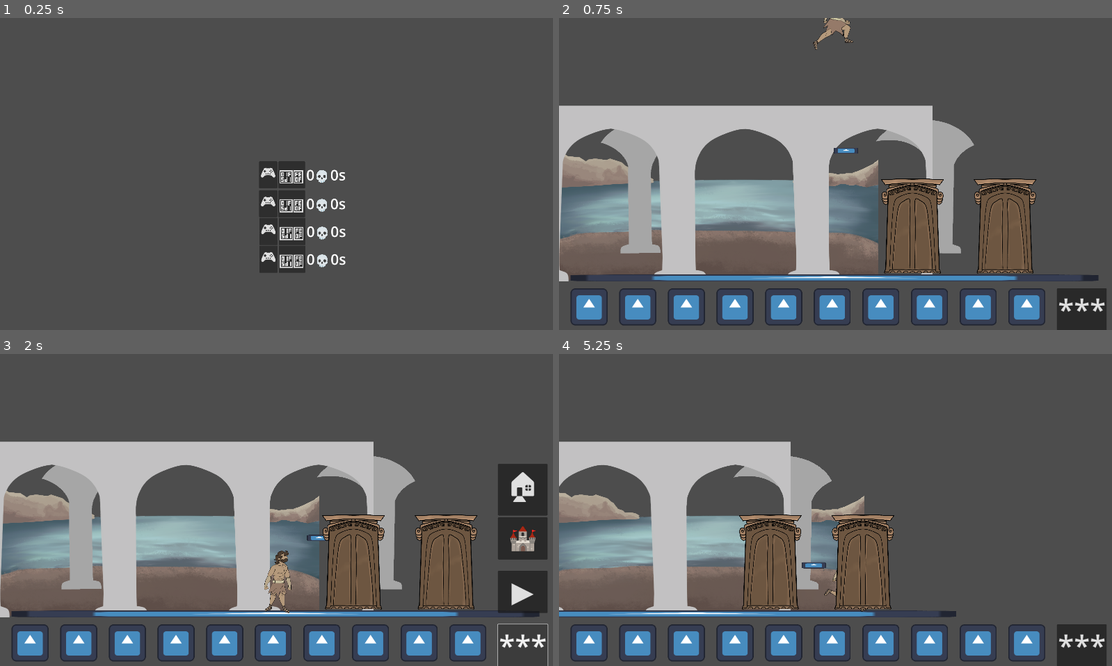
Above: before the commit, frames 1-4 (two rows, left to right).
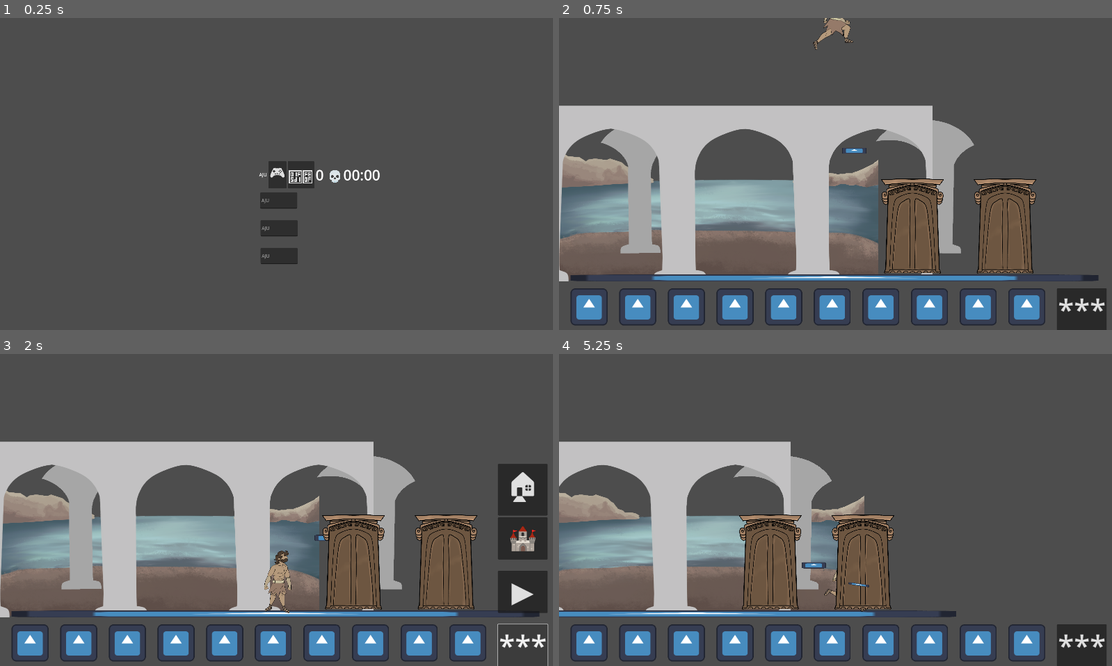
Above: after the commit, the same moments.

Repository: Aperaine/hera-kleos
Game: Godot game, scene res://entities/levels/home/home.tscn
Same seed, same stepped clock (60 frames per second), same inputs: the game is played once before the commit and once after it. The engine's default icon, where the game draws it, is replaced by a stand-in: a white triangle on a blue panel in a dark square.
Inputs (mouse positions are in pixels of both pictures, inside the frame that each line leads up to):
- Up to frame 1 (0.25 s): no input
- Up to frame 2 (0.75 s): click "🎮" at 0.5 s
- Up to frame 3 (2 s): click "***" at 1.25 s
- Up to frame 4 (5.25 s): click "🏰" at 2 s; move the mouse to (957, 494) at 2.77 s; press the mouse at (957, 494) at 2.78 s; hold D (heracle-right) 2.78-4.28 s; tap W (heracle-jump) at 3.02, 3.77 s; move the mouse to (724, 525) at 3.52 s; release the mouse at (724, 525) at 3.53 s; right-click (724, 525) at 3.6 s; move the mouse to (890, 441) at 4.27 s; hold A (heracle-left) 4.28-5.03 s; hold Z (heracle-toggle) 4.28-5.03 s; move the mouse to (807, 572) at 5.02 s; hold D (heracle-right) from 5.03 s (still down); tap Space (shoot) at 5.1 s

The runs differ from the first frame. In frame 1, 2.5% of the frame differs, in the area x 46-69%, y 45-82%; in frame 2, less than 0.1%; in frame 3, less than 0.1%; in frame 4, less than 0.1%.

Commit message:
UI Update
More features and fixed code!

Diff:
--- a/data/data_manager.gd
+++ b/data/data_manager.gd
@@ -39,6 +39,7 @@
 var game_stats = {
 	"play_time": 0.0,
 	"deaths": 0,
+	"name": "",
 }
 
 var progress = {
@@ -79,7 +80,11 @@
 }
 
 func debug():
-	DataManager.reset_game()
+	DataManager.delete_slot(SLOTS.SLOT1)
+	DataManager.delete_slot(SLOTS.SLOT2)
+	DataManager.delete_slot(SLOTS.SLOT3)
+	DataManager.delete_slot(SLOTS.SLOT4)
+	DataManager.game_stats["name"] = "AJU"
 	DataManager.unlock_ability(DataManager.Characters.HERA, DataManager.HeraAbility.STATE_WEAPON)
 	DataManager.unlock_ability(DataManager.Characters.HERA, DataManager.HeraAbility.STATE_PLATFORM)
 	DataManager.progress.selected_abilities[DataManager.Characters.HERA] = DataManager.HeraAbility.STATE_PLATFORM
@@ -92,9 +97,6 @@
 
 func _ready():
 	Engine.max_fps = 60
-	reset_game()
-	load_game()
-	output_data()
 	debug()
 
 func change_scene(room: ROOMS):
@@ -104,6 +106,7 @@
 
 func load_game():
 	if not FileAccess.file_exists(SLOT_PATHS[ram["slot"]]):
+		reset_game()
 		save_game()
 		return
 
@@ -116,26 +119,40 @@
 	var data = JSON.parse_string(json_text)
 
 	if typeof(data) != TYPE_DICTIONARY:
-		printerr("Failed to parse save file JSON. Raw text:", json_text)
-		return
-
-	# Update game stats
+		printerr("Failed to parse save file JSON.")
+		return
+
+	# Load game stats
 	game_stats.play_time = data.get("play_time", 0.0)
 	game_stats.deaths = data.get("deaths", 0)
-	progress.unlocked_levels = data.get("unlocked_levels", [1])
-
-	# Convert string dictionary keys back to integers
+	game_stats.name = data.get("name", "")
+
+	# Load progress
+	progress.unlocked_levels = data.get("unlocked_levels", [ROOMS.castle])
+
+	# Load abilities with proper type conversion
 	var loaded_unlocked = data.get("unlocked_abilities", {})
-	var new_unlocked = {}
+	progress.unlocked_abilities = {
+		Characters.HERA: [HeraAbility.STATE_EMPTY],
+		Characters.HERACLE: [HeracleAbility.EMPTY],
+	}
+
 	for key in loaded_unlocked.keys():
-		new_unlocked[int(key)] = loaded_unlocked[key]
-	progress.unlocked_abilities = new_unlocked
-
+		var char_key = int(key)
+		progress.unlocked_abilities[char_key] = []
+		for ability in loaded_unlocked[key]:
+			progress.unlocked_abilities[char_key].append(int(ability))
+
+	# Load selected abilities
 	var loaded_selected = data.get("selected_abilities", {})
-	var new_selected = {}
+	progress.selected_abilities = {
+		Characters.HERA: HeraAbility.STATE_EMPTY,
+		Characters.HERACLE: HeracleAbility.EMPTY,
+	}
+
 	for key in loaded_selected.keys():
-		new_selected[int(key)] = loaded_selected[key]
-	progress.selected_abilities = new_selected
+		var char_key = int(key)
+		progress.selected_abilities[char_key] = int(loaded_selected[key])
 
 func save_game():
 	var file = FileAccess.open(SLOT_PATHS[ram["slot"]], FileAccess.WRITE)
@@ -146,6 +163,7 @@
 	var save_data = {
 		"play_time": game_stats.play_time,
 		"deaths": game_stats.deaths,
+		"name": game_stats.name,
 		"unlocked_levels": progress.unlocked_levels,
 		"unlocked_abilities": progress.unlocked_abilities,
 		"selected_abilities": progress.selected_abilities,
@@ -261,6 +279,41 @@
 		"deaths": data.get("deaths", 0),
 	}
 
+func slot_exists(slot: SLOTS) -> bool:
+	if not SLOT_PATHS.has(slot):
+		printerr("Invalid slot.")
+		return false
+	return FileAccess.file_exists(SLOT_PATHS[slot])
+
+func delete_slot(slot: SLOTS):
+	if not SLOT_PATHS.has(slot):
+		printerr("Invalid slot.")
+		return
+
+	if not slot_exists(slot):
+		print("Slot does not exist, nothing to delete.")
+		return
+
+	var err = DirAccess.remove_absolute(SLOT_PATHS[slot])
+	if err != OK:
+		printerr("Failed to delete save file for slot ", slot)
+	else:
+		print("Successfully deleted save file for slot ", slot)
+
+func get_slot_name(slot: SLOTS) -> String:
+	if not SLOT_PATHS.has(slot):
+		return ""
+
+	if not FileAccess.file_exists(SLOT_PATHS[slot]):
+		return ""
+
+	var file = FileAccess.open(SLOT_PATHS[slot], FileAccess.READ)
+	var data = JSON.parse_string(file.get_as_text())
+
+	#var json_text = file.get_as_text()
+	#var data2 = JSON.parse_string(json_text)
+	return data.get("name", "")
+
 func restart_level():
 	get_tree().reload_current_scene()
 
--- a/entities/ui/slot/slot.gd
+++ b/entities/ui/slot/slot.gd
@@ -1,24 +1,68 @@
 extends Container
 
 @export var slot_num: DataManager.SLOTS
+@onready var name_input = $Display/New/NameInput
+@onready var add_button = $Display/New/Add
+@onready var name_label = $Display/Name
 
 func _ready() -> void:
+	if not name_input:
+		push_error("NameInput node not found in path: " + str(get_path()))
+		return
+
 	update_data()
-
-func _process(delta: float) -> void:
-	pass
+	add_button.hide()
 
 func _on_play_pressed() -> void:
 	DataManager.ram["slot"] = slot_num
+	DataManager.load_game()
 	DataManager.change_scene(DataManager.ROOMS.castle)
-	update_data()
 
 func _on_delete_pressed() -> void:
 	DataManager.ram["slot"] = slot_num
-	DataManager.reset_game()
+	DataManager.delete_slot(slot_num)
 	update_data()
 
-func update_data():
-	var data = DataManager.get_game_stats(slot_num)
-	get_node("HBoxContainer/Time").text = str(data["play_time"]) + "s"
-	get_node("HBoxContainer/Death").text = str(data["deaths"]) + "💀"
+func update_data() -> void:
+	if DataManager.slot_exists(slot_num):
+		get_node("Display/New").hide()
+		get_node("Display/Play").show()
+		get_node("Display/Delete").show()
+
+		var data = DataManager.get_game_stats(slot_num)
+
+		# Format time nicely
+		var time = data["play_time"]
+		var minutes = int(time / 60)
+		var seconds = int(time) % 60
+		var time_string = "%02d:%02d" % [minutes, seconds]
+		get_node("Display/Time").text = time_string
+
+		# Format death count
+		get_node("Display/Death").text = str(data["deaths"]) + " 💀"
+
+		get_node("Display/Time").show()
+		get_node("Display/Death").show()
+
+		var slot_name = DataManager.get_slot_name(slot_num)
+		name_label.text = slot_name
+		name_label.show()
+	else:
+		get_node("Display/New").show()
+		get_node("Display/Play").hide()
+		get_node("Display/Delete").hide()
+		get_node("Display/Death").hide()
+		get_node("Display/Time").hide()
+		name_label.hide()
+
+func _on_add_pressed() -> void:
+	if name_input.text.length() > 0:
+		DataManager.ram["slot"] = slot_num
+		DataManager.game_stats["name"] = name_input.text
+		DataManager.reset_game()
+		DataManager.save_game()
+		name_input.text = ""
+		update_data()
+
+func _on_name_input_text_changed(new_text: String) -> void:
+	add_button.visible = new_text.length() > 0
--- a/entities/ui/slot/slot.tscn
+++ b/entities/ui/slot/slot.tscn
@@ -7,28 +7,55 @@
 offset_bottom = 77.0
 script = ExtResource("1_n5dgo")
 
-[node name="HBoxContainer" type="HBoxContainer" parent="."]
+[node name="Display" type="HBoxContainer" parent="."]
 layout_mode = 2
 
-[node name="Play" type="Button" parent="HBoxContainer"]
+[node name="New" type="Control" parent="Display"]
+custom_minimum_size = Vector2(200, 0)
+layout_mode = 2
+
+[node name="NameInput" type="LineEdit" parent="Display/New"]
+layout_mode = 2
+offset_left = 4.0
+offset_top = 8.0
+offset_right = 132.0
+offset_bottom = 64.0
+placeholder_text = "AJU"
+max_length = 50
+
+[node name="Add" type="Button" parent="Display/New"]
+layout_mode = 0
+offset_left = 104.0
+offset_top = 19.0
+offset_right = 122.0
+offset_bottom = 50.0
+text = "+"
+
+[node name="Name" type="Label" parent="Display"]
+layout_mode = 2
+text = "ALU"
+
+[node name="Play" type="Button" parent="Display"]
 layout_mode = 2
 theme_override_font_sizes/font_size = 50
 text = "🎮"
 
-[node name="Delete" type="Button" parent="HBoxContainer"]
+[node name="Delete" type="Button" parent="Display"]
 layout_mode = 2
 theme_override_font_sizes/font_size = 50
 text = "🗑️"
 
-[node name="Death" type="Label" parent="HBoxContainer"]
+[node name="Death" type="Label" parent="Display"]
 layout_mode = 2
 theme_override_font_sizes/font_size = 50
 text = "💀"
 
-[node name="Time" type="Label" parent="HBoxContainer"]
+[node name="Time" type="Label" parent="Display"]
 layout_mode = 2
 theme_override_font_sizes/font_size = 50
 text = "Xh"
 
-[connection signal="pressed" from="HBoxContainer/Play" to="." method="_on_play_pressed"]
-[connection signal="pressed" from="HBoxContainer/Delete" to="." method="_on_delete_pressed"]
+[connection signal="text_changed" from="Display/New/NameInput" to="." method="_on_name_input_text_changed"]
+[connection signal="pressed" from="Display/New/Add" to="." method="_on_add_pressed"]
+[connection signal="pressed" from="Display/Play" to="." method="_on_play_pressed"]
+[connection signal="pressed" from="Display/Delete" to="." method="_on_delete_pressed"]
